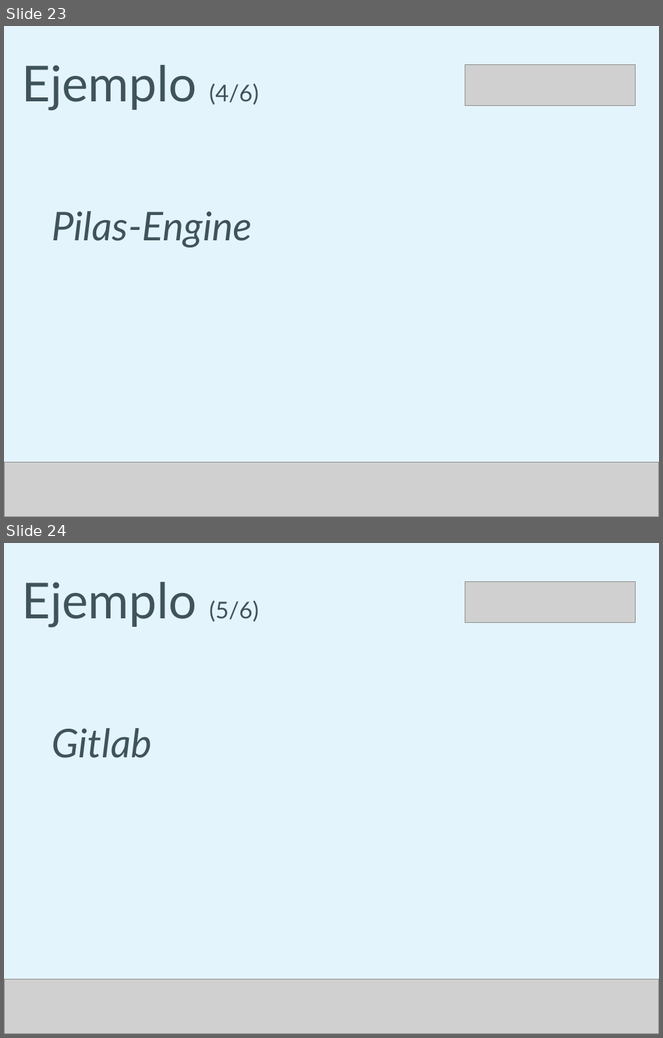
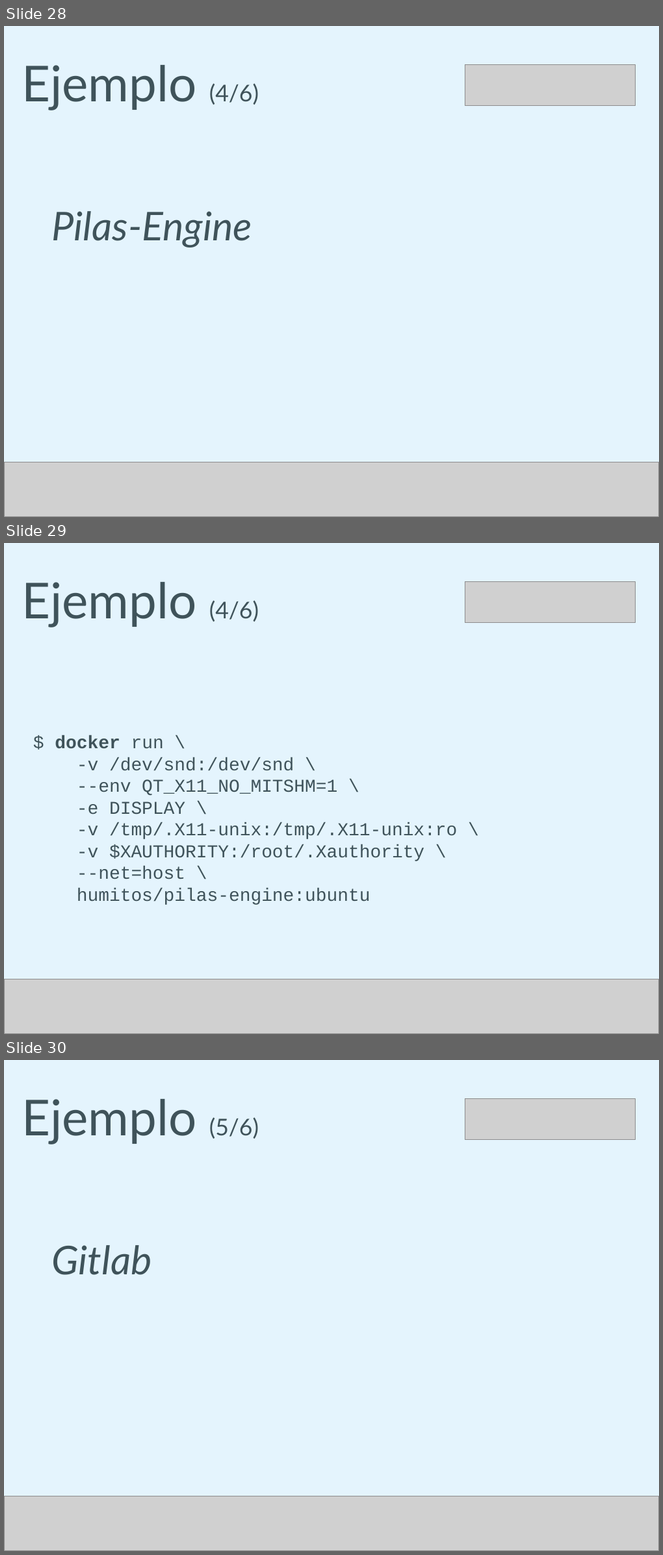
Before and after one commit to humitos/docker-workshop, a slide deck: talk/docker.odp. Shown one above the other, each under a label of ours: slides 23 and 24 before the commit, slides 28, 29 and 30 after it. The pictures are 663x1038 and 663x1555 pixels, drawn with LibreOffice and Linux fonts; fonts in the diff are those of the drawing; grey boxes stand for pictures. Boxes give left, top, right and bottom in pixels: in the first picture for what was removed or moved away, otherwise in the second. Text is boxed around its words. In the diff, an @@ line names an element or a change of style, - is before the commit and + after.

```diff
--- a/talk/docker.odp
+++ b/talk/docker.odp
@@ slide 29 added at <box>4,543,659,1034</box>, background #E4F4FD @@
@@ text added at <box>22,582,259,627</box>, 60 pt, text #3F535A @@
+Ejemplo (4/6)
@@ picture added at <box>466,582,636,623</box> @@
@@ text added at <box>55,735,457,905</box>, 22 pt, text #3F535A @@
+$ docker run \
+-v /dev/snd:/dev/snd \
+--env QT_X11_NO_MITSHM=1 \
+-e DISPLAY \
+-v /tmp/.X11-unix:/tmp/.X11-unix:ro \
+-v $XAUTHORITY:/root/.Xauthority \
+--net=host \
+humitos/pilas-engine:ubuntu
@@ picture added at <box>4,980,659,1034</box> @@
@@ what was slide 23 is now slide 28 @@
@@ what was slide 24 is now slide 30 @@
```
Also in this commit, not shown: 4 slides changed, 6 other slides added, 1 slide removed.
